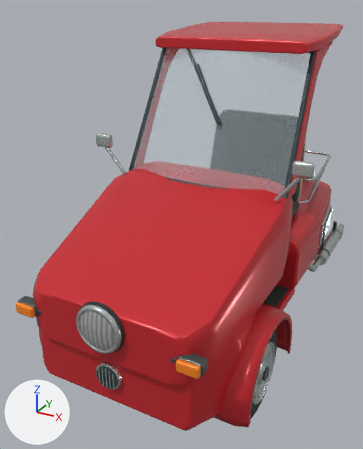
Before and after pictures for a commit that changed the glTF model vehicles/shopping_trike.glb.
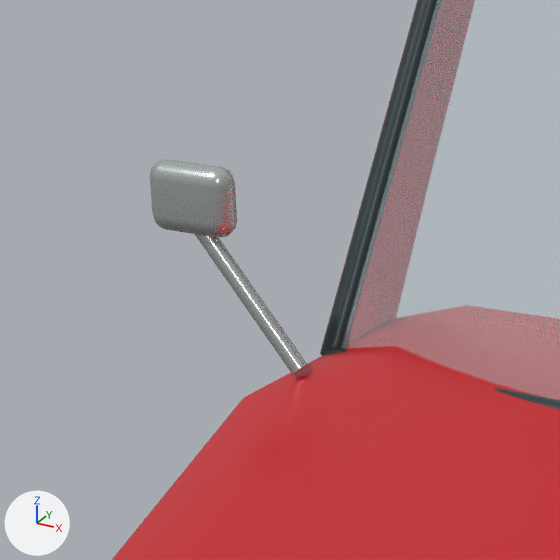
The first picture shows the older version from a 50 mm camera at (1.03, -2.43, 1.7) aimed at (-0.18, -0.22, 0.59). The close-ups show the older and then the newer version on the part from 18% to 48% of the width and 23% to 47% of the height of that picture. Only the edits that show in the close-ups are written down. The axes (+X, +Y, +Z) are drawn at lower left. The lights are the same throughout. Where no turn or scale is listed for an object, it has been applied to the vertices. Vertices at exactly the same position are counted once.

Names of what the first close-up shows: 'Mirror stem', 'Side window seal', 'Tilting wedge front', 'Wing mirror', 'Wraparound windscreen' and 4 more.
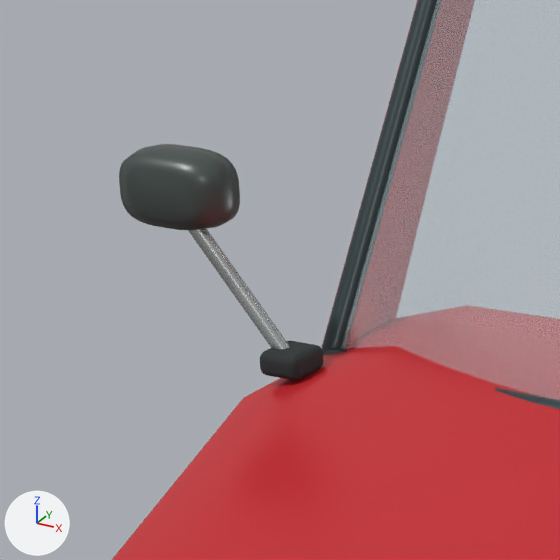
Where the newer file only moved an object's origin or applied its transform, the numbers keep the older frame.

Location of each change, (x1, y1, x2, y2) in pixels of the close-ups (560 x 560 px):
'Wing mirror shell', added
    after: (119, 144, 240, 230)
'Wing mirror', deleted
    before: (150, 159, 237, 237)
'Mirror stem', reshaped
    before: (195, 234, 307, 375)
    after: (188, 229, 290, 349)
'Mirror mounting pad', added
    after: (260, 341, 323, 380)

Diff of the bpy script that builds the scene:
```diff
--- a/vehicles/shopping_trike.glb.py
+++ b/vehicles/shopping_trike.glb.py
@@ me_cylinder_048 @@
 # used by ob_mirror_stem; location = (-0.455, -0.425, 0.98)
-me_cylinder_048.from_pydata(...)  # 96 vertices, 188 faces; spans x -0.062..0.062, y -0.014..0.014, z -0.075..0.075
+me_cylinder_048.from_pydata(...)  # 96 vertices, 188 faces; spans x -0.058..0.046, y -0.028..0.012, z -0.061..0.081
+# me_cylinder_048 part 1: the whole mesh is multiplied about its middle by the matrix ((0.907, -0.151, 0.045), (0.151, 0.909, 0.012), (-0.047, -0.004, 0.92)), then moved by (-0.006, -0.008, 0.01)
 me_cylinder_048.materials.append(mat_brushed_equipment_metal)
@@ me_wing_mirror_shell @@
+me_wing_mirror_shell.from_pydata(...)  # 336 vertices, 668 faces; spans x -0.574..-0.452, y -0.478..-0.427, z 1.046..1.122
+me_wing_mirror_shell.materials.append(mat_graphite_trim)  # dark grey #4d5755
@@ me_cube_003_1 @@
+me_cube_003_1.from_pydata(...)  # 96 vertices, 188 faces; spans x -0.023..0.023, y -0.0265..0.0265, z -0.0125..0.0125
+me_cube_003_1.materials.append(mat_tire_rubber)  # dark grey #2c3234
@@ ob_wing_mirror @@
-ob_wing_mirror = bpy.data.objects.new('Wing mirror', me_cube_003)
-ob_wing_mirror.location = (-0.51, -0.43, 1.07)
@@ ob_wing_mirror_shell @@
+ob_wing_mirror_shell = bpy.data.objects.new('Wing mirror shell', me_wing_mirror_shell)
+ob_wing_mirror_shell.location = (0.0, 0.0, 0.0)
@@ ob_mirror_mounting_pad @@
+ob_mirror_mounting_pad = bpy.data.objects.new('Mirror mounting pad', me_cube_003_1)
+ob_mirror_mounting_pad.location = (-0.409, -0.421, 0.919)
```
